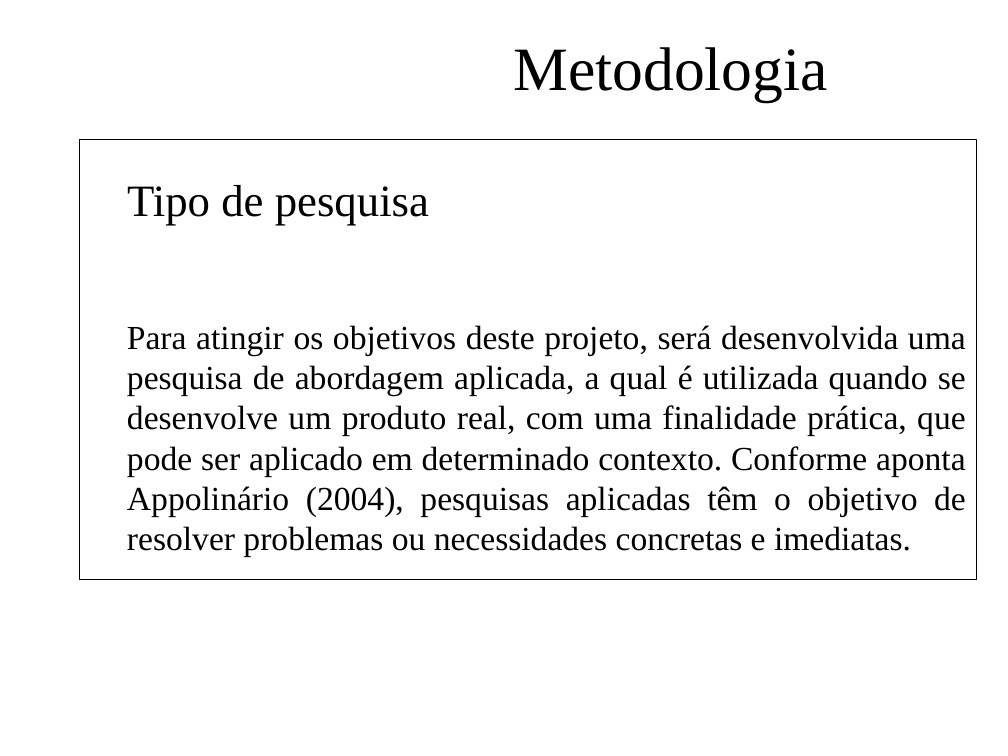
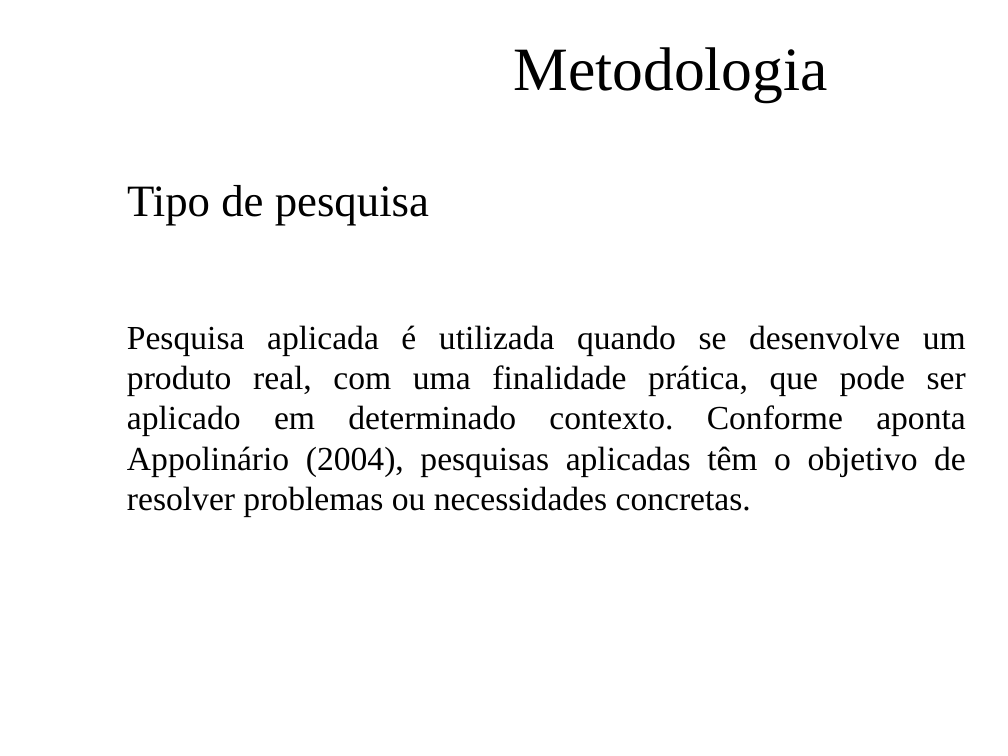
Before and after one commit to feliperodriguesprado/tcc_repository, a slide deck: slide 11 of documents/life_cycle/qualificacao/qualificacao_slides.odp (slide 12 before the commit). Drawn at 1008x756 pixels with LibreOffice and Linux fonts; fonts in the diff are those of the drawing; background and template pictures are left out. Boxes give left, top, right and bottom in pixels: in the first picture for what was removed or moved away, otherwise in the second. Text is boxed around its words. In the diff, an @@ line names an element or a change of style, - is before the commit and + after.

```diff
--- a/documents/life_cycle/qualificacao/qualificacao_slides.odp
+++ b/documents/life_cycle/qualificacao/qualificacao_slides.odp
@@ text "Tipo de pesquisa": place and size @@
-text "Tipo de pesquisa" at [80, 140, 977, 580]
+text "Tipo de pesquisa" at [127, 185, 966, 517]
@@ text "Tipo de pesquisa" at [127, 185, 966, 517]: outline #000000 0.74 pt to none @@
@@ text at [127, 325, 966, 517]: text changed @@
-Para atingir os objetivos deste projeto, será desenvolvida uma pesquisa de abordagem aplicada, a qual é utilizada quando se desenvolve um produto real, com uma finalidade prática, que pode ser aplicado em determinado contexto. Conforme aponta Appolinário (2004), pesquisas aplicadas têm o objetivo de resolver problemas ou necessidades concretas e imediatas.
+Pesquisa aplicada é utilizada quando se desenvolve um produto real, com uma finalidade prática, que pode ser aplicado em determinado contexto. Conforme aponta Appolinário (2004), pesquisas aplicadas têm o objetivo de resolver problemas ou necessidades concretas.
```
Also in this commit, not shown: 11 other slides changed, 3 slides added, 2 slides removed.
